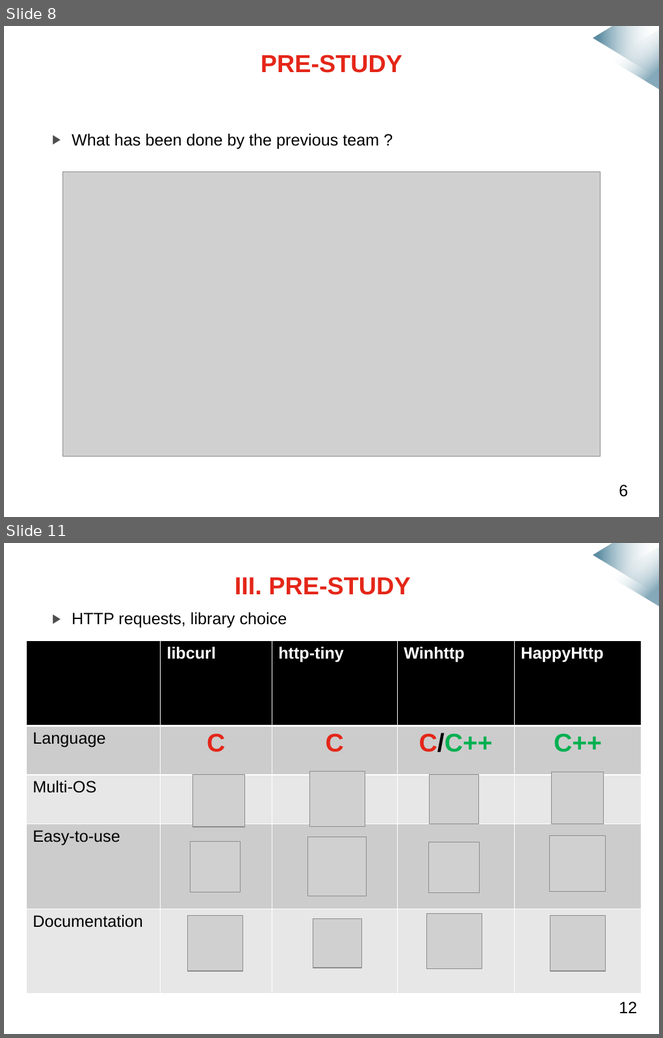
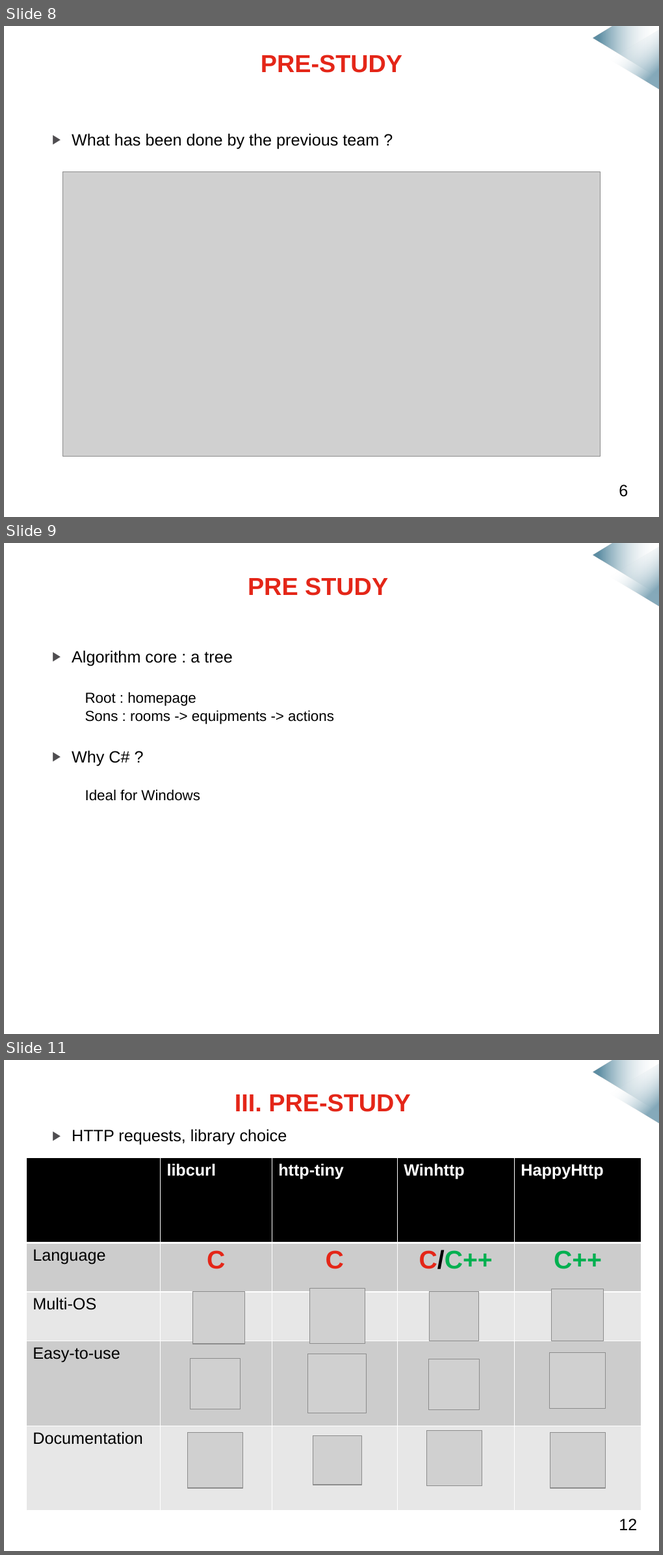
Before and after one commit to mmeven/EP_Domotique_Tablette, a slide deck: Rendu/Diapo_prototype_janvier.pptx. Shown one above the other, each under a label of ours: slides 8 and 11 before the commit, slides 8, 9 and 11 after it; the slides between them are not shown. The pictures are 663x1038 and 663x1555 pixels, drawn with LibreOffice and Linux fonts; fonts in the diff are those of the drawing; grey boxes stand for pictures; background and template pictures are left out. Boxes give left, top, right and bottom in pixels: in the first picture for what was removed or moved away, otherwise in the second. Text is boxed around its words. In the diff, an @@ line names an element or a change of style, - is before the commit and + after.

```diff
--- a/Rendu/Diapo_prototype_janvier.pptx
+++ b/Rendu/Diapo_prototype_janvier.pptx
@@ slide 9 added at [4, 543, 659, 1034], background #FFFFFF; not listed: 2 template elements that a slide beside it also shows @@
@@ title added at [248, 577, 388, 596], 27 pt, text #E42618, bold @@
+PRE STUDY
@@ text added at [72, 650, 334, 801], 16 pt, text #000000 @@
+▶ Algorithm core : a tree
+  Root : homepage
+  Sons : rooms -> equipments -> actions
+▶ Why C# ?
+  Ideal for Windows
```
Also in this commit, not shown: 8 slides changed, 1 other slide added, 2 slides removed, 4 other files.
